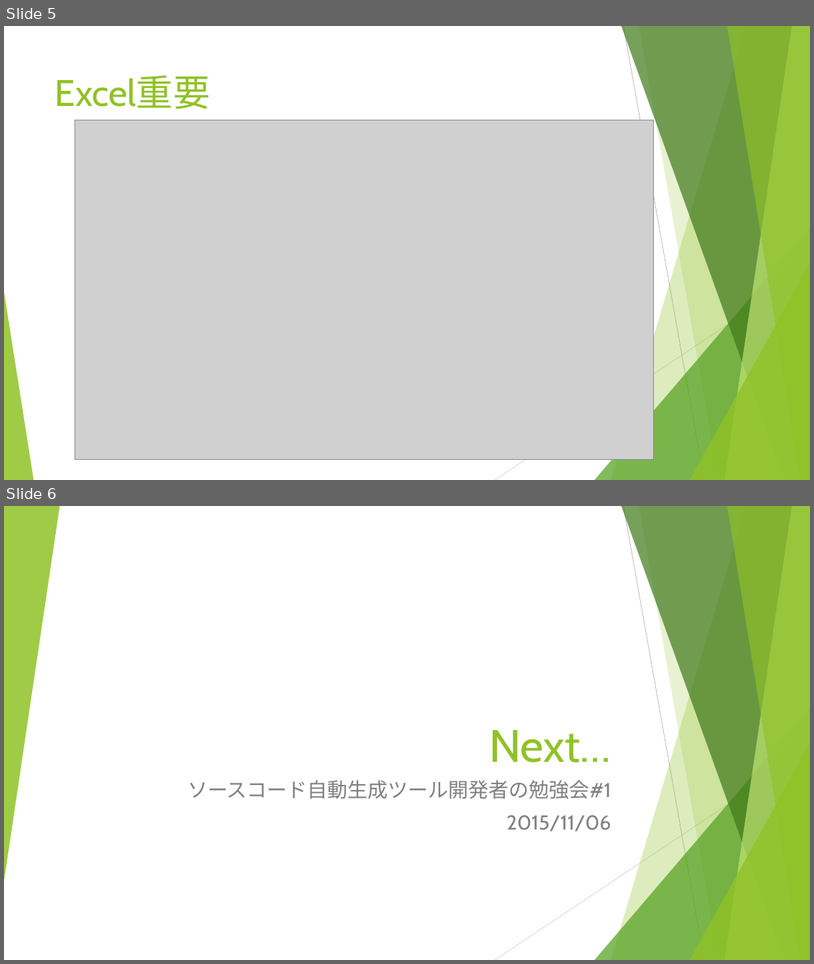
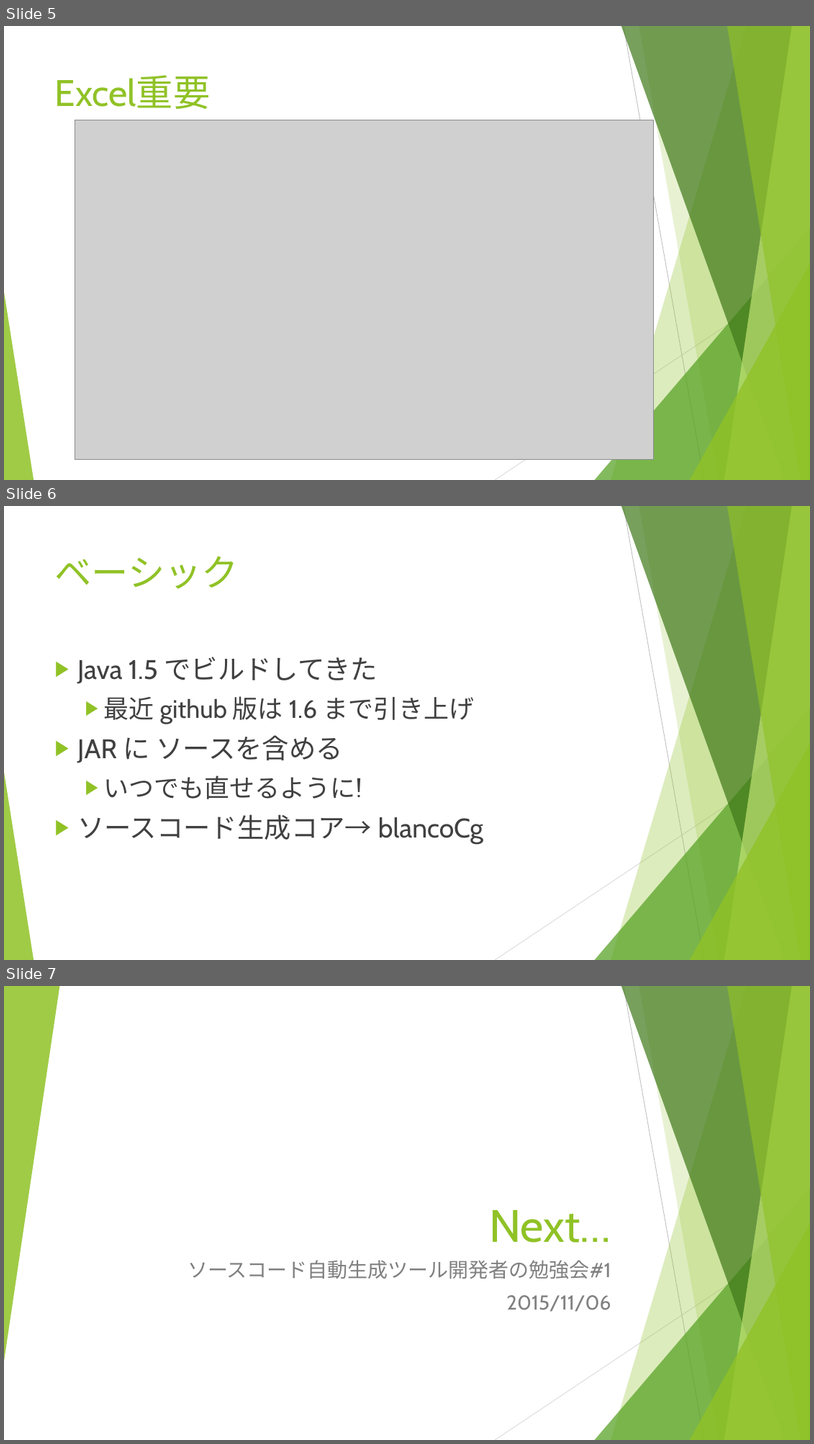
Before and after one commit to igapyon/docs, a slide deck: ppt/codegendev-blancofw.pptx. Shown one above the other, each under a label of ours: slides 5 and 6 before the commit, slides 5, 6 and 7 after it. The pictures are 814x964 and 814x1444 pixels, drawn with LibreOffice and Linux fonts; fonts in the diff are those of the drawing; grey boxes stand for pictures. Boxes give left, top, right and bottom in pixels: in the first picture for what was removed or moved away, otherwise in the second. Text is boxed around its words. In the diff, an @@ line names an element or a change of style, - is before the commit and + after.

Commit message:
update docs.

```diff
--- a/ppt/codegendev-blancofw.pptx
+++ b/ppt/codegendev-blancofw.pptx
@@ slide 6 added at (x1=4, y1=506, x2=810, y2=960), background #FFFFFF; not listed: 10 template elements that a slide beside it also shows @@
@@ title added at (x1=55, y1=556, x2=239, y2=589), 44 pt, text #90C226 @@
+ベーシック
@@ text added at (x1=77, y1=656, x2=484, y2=843), 32 pt, text #404040 @@
+▶ Java 1.5 でビルドしてきた
+  ▶ 最近 github 版は 1.6 まで引き上げ
+▶ JAR に ソースを含める
+  ▶ いつでも直せるように!
+▶ ソースコード生成コア→ blancoCg
@@ what was slide 6 is now slide 7 @@
```
